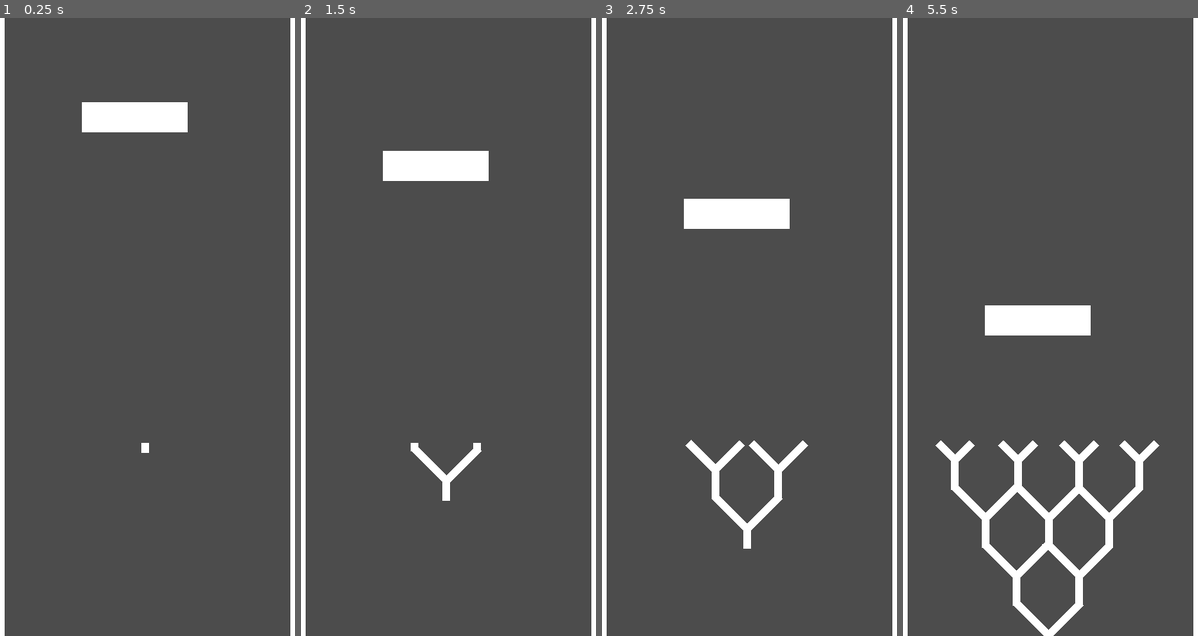
Above: before the commit, frames 1-4 (left to right).
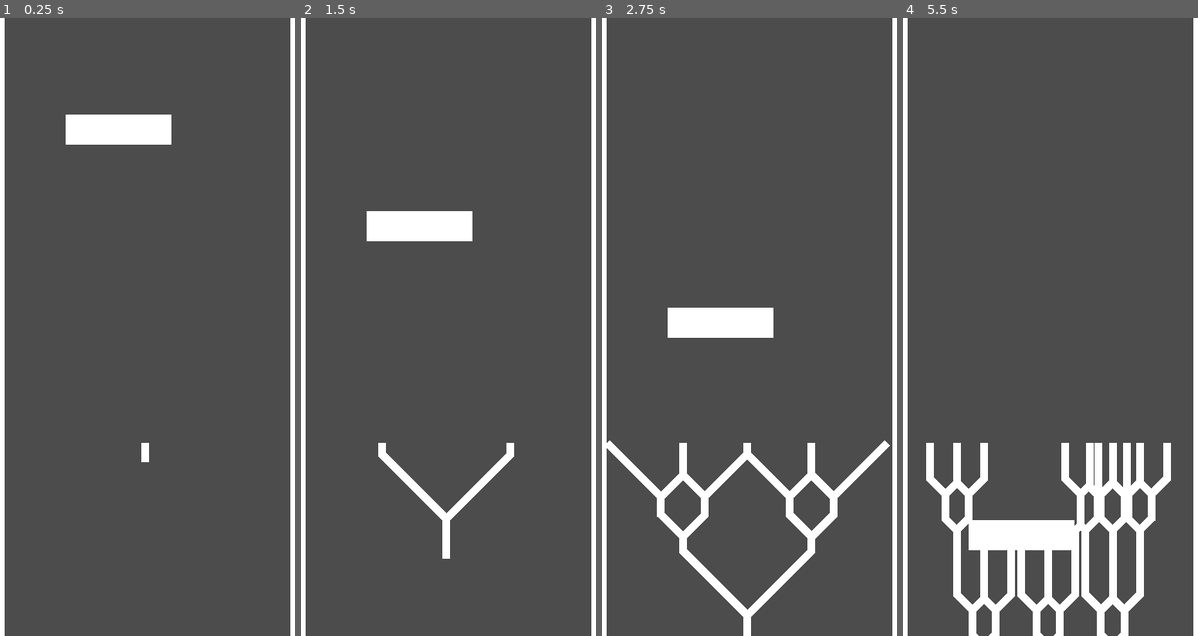
Above: after the commit, the same moments.

Repository: Ryan-Mirch/Divide-Endless-Runner-Game
Game: Godot game, scene res://Scenes/GameScene.tscn
Same seed, same stepped clock (60 frames per second), same inputs: the game is played once before the commit and once after it.
Inputs:
- Up to frame 1 (0.25 s): no input
- Up to frame 2 (1.5 s): tap Enter (ui_accept) at 0.5, 1.35 s; hold Enter (ui_accept) 0.53-1.28 s
- Up to frame 3 (2.75 s): tap Enter (ui_accept) at 1.52, 1.82 s; hold Enter (ui_accept) from 2.03 s (still down)
- Up to frame 4 (5.5 s): release Enter (ui_accept) at 2.78 s; tap Enter (ui_accept) at 2.85, 3.02, 3.32, 4.35, 4.52, 4.82 s; hold Enter (ui_accept) 3.53-4.28 s; hold Enter (ui_accept) from 5.03 s (still down)

The runs differ from the first frame. In frame 1, 1.8% of the frame differs, in the area x 22-64%, y 13-72%; in frame 2, 5.0%; in frame 3, 8.3%; in frame 4, 12%, in the area x 7-91%, y 46-100%.

Commit message:
Remade Collision From Scratch
- There is now 0 lag.

Diff:
--- a/Scenes/Barrier.tscn
+++ b/Scenes/Barrier.tscn
@@ -1,6 +1,6 @@
 [gd_scene load_steps=4 format=2]
 
-[sub_resource type="GDScript" id=3]
+[sub_resource type="GDScript" id=1]
 script/source = "extends ColorRect
 
 # Declare member variables here. Examples:
@@ -24,16 +24,10 @@
 	rect_position.y += pixelsToMove
 
 	if rect_position.y > $\"../Garbage\".rect_position.y:
-		print(\"barrier deleted\")
 		queue_free()
-
-
-func _on_AreaBarrier_area_entered(area):
-	if area.name == \"AreaFront\":
-		area.get_seg().leading = false
 "
 
-[sub_resource type="GDScript" id=1]
+[sub_resource type="GDScript" id=2]
 script/source = "extends Area2D
 
 # Declare member variables here. Examples:
@@ -63,14 +57,13 @@
 margin_top = 934.0
 margin_right = -391.0
 margin_bottom = -627.0
-script = SubResource( 3 )
+script = SubResource( 1 )
 
-[node name="AreaBarrier" type="Area2D" parent="." groups=[
+[node name="Barrier" type="Area2D" parent="." groups=[
 "Barrier",
 ]]
-script = SubResource( 1 )
+script = SubResource( 2 )
 
-[node name="CollisionShape2D" type="CollisionShape2D" parent="AreaBarrier"]
+[node name="CollisionShape2D" type="CollisionShape2D" parent="Barrier"]
 position = Vector2( 68.9339, 19.0043 )
-shape = SubResource( 2 )
-[connection signal="area_entered" from="AreaBarrier" to="." method="_on_AreaBarrier_area_entered"]
+shape = SubResource( 3 )
--- a/Scenes/Border.tscn
+++ b/Scenes/Border.tscn
@@ -1,6 +1,6 @@
 [gd_scene load_steps=3 format=2]
 
-[sub_resource type="GDScript" id=2]
+[sub_resource type="GDScript" id=1]
 script/source = "extends Area2D
 
 # Declare member variables here. Examples:
@@ -15,22 +15,20 @@
 #func _process(delta):
 #	pass
 
-func get_twin():
-	return self
 "
 
-[sub_resource type="RectangleShape2D" id=1]
+[sub_resource type="RectangleShape2D" id=2]
 extents = Vector2( 19.7149, 806.304 )
 
 [node name="Border" type="ColorRect"]
 margin_right = 40.0
 margin_bottom = 1607.0
 
-[node name="Area2D" type="Area2D" parent="." groups=[
+[node name="Border" type="Area2D" parent="." groups=[
 "Barrier",
 ]]
-script = SubResource( 2 )
+script = SubResource( 1 )
 
-[node name="CollisionShape2D" type="CollisionShape2D" parent="Area2D"]
+[node name="CollisionShape2D" type="CollisionShape2D" parent="Border"]
 position = Vector2( 20.4803, 807.351 )
-shape = SubResource( 1 )
+shape = SubResource( 2 )
--- a/Scenes/ColorRect.gd
+++ b/Scenes/ColorRect.gd
@@ -4,8 +4,6 @@
 # var a = 2
 # var b = "text"
 onready var spawnPoint = $"Control"
-
-var leading = true
 var direction = 0
 var leftX = rect_position.x
 var rightX = rect_position.x + rect_size.x
@@ -24,12 +22,9 @@
 
 	if direction != 0:
 		rect_rotation = rect_rotation - 45*direction
-		call_deferred("disableAreaCenter")
-
-	if direction == 0:
-		call_deferred("disableAreaFront")
 
 func _process(delta):
+	checkCombineCollisions()
 	update_length(delta)
 
 
@@ -39,24 +34,23 @@
 
 	pixelsToMove = (speed * (delta))
 
-	if direction == 0 && leading:
+	if direction == 0 && is_in_group("Leading"):
 		rect_size.y += pixelsToMove
 
 
-	if direction != 0 && leading:
+	if direction != 0 && is_in_group("Leading"):
 		rect_position.x -= pixelsToMove * direction
 		rect_size.y += pixelsToMove * 1.4
 
-	if !leading:
+	if !is_in_group("Leading"):
 		rect_position.y += pixelsToMove
 
 	if rect_position.y > $"../Garbage".rect_position.y:
 		queue_free()
 
-func straighten(xPos):
+func straighten():
 	if direction == 0: return
-	leading = false
-	call_deferred("disableAreaFront")
+	remove_from_group("Leading")
 
 	var seg = Global.segment.instance()
 	get_parent().add_child(seg)
@@ -66,19 +60,15 @@
 	seg.rect_position.y = Global.segY
 
 	if direction < 0:
-		seg.rect_position.x -= (rect_size.x / 2) +2
+		seg.rect_position.x -= (rect_size.x / 2) + 1.5
 
 	if direction > 0:
-		seg.rect_position.x -= (rect_size.x / 2) - 1
-
-	if xPos != -1:
-		seg.rect_position.x = xPos
+		seg.rect_position.x -= (rect_size.x / 2) - 1.5
 
 func split():
 	if direction != 0: return
 
-	leading = false
-	call_deferred("disableAreaFront")
+	remove_from_group("Leading")
 
 	seg1 = Global.segment.instance()
 	seg2 = Global.segment.instance()
@@ -101,49 +91,32 @@
 	seg1.set_direction(-1)
 	seg2.set_direction(1)
 
+func checkCombineCollisions():
+	if !is_in_group("Leading"): return
+	if direction == 0: return
 
+	for s in get_tree().get_nodes_in_group("Leading"):
+		if s == self: continue
+		if s == twin: continue
+		var left = s.rect_position.x - s.rect_size.x/8
+		var right = s.rect_position.x + s.rect_size.x/8
 
+		if rect_position.x < right && rect_position.x > left:
+			if s.direction == 0:
+				remove_from_group("Leading")
+				return
 
+			s.remove_from_group("Leading")
+			remove_from_group("Leading")
 
-func combine(hitXPos):
+			var xPos = (s.rect_position.x + rect_position.x) / 2
+			var seg = Global.segment.instance()
+			get_parent().add_child(seg)
+			seg.rect_position.y = Global.segY
+			seg.rect_position.x = xPos
 
-	var thisXPos = $"Control".get_global_transform().origin.x
-	var xPos = ((thisXPos + hitXPos) / 2) - rect_size.x/2
-
-	straighten(xPos)
-
-
-func disableAreaFront():
-	$"Control/AreaFront/CollisionShape2D".disabled = true
-
-func disableAreaCenter():
-	$"Control/AreaCenter/CollisionShape2D".disabled = true
-
-
-
-func _on_AreaFront_area_entered(area):
-	if area.name == "AreaCenter":return
-	if direction == 0:return
-	if leading == false:return
-	if area.get_twin() == self: return
-	leading = false
-
-	if area.is_in_group("Barrier"): return
-	if get_index() < area.get_seg().get_index(): return
-
-
-	var xPos = area.get_parent().get_global_transform().origin.x
-	#print(xPos)
-
-	combine(xPos)
-
-
-func _on_AreaCenter_area_entered(area):
-	if leading == false: return
-	if area.name != "AreaFront": return
-	if area == $"Control/AreaFront": return
-	if area.get_seg() == self: return
-	if area.get_seg() == seg1: return
-	if area.get_seg() == seg2: return
-
-	area.get_seg().leading = false
+func _on_Area2D_area_entered(area):
+	if !is_in_group("Leading"): return
+	if area.name == "Barrier" || area.name == "Border":
+		remove_from_group("Leading")
+		$"Control/Area2D/CollisionShape2D".call_deferred("disabled",true)
--- a/Scenes/GameScene.tscn
+++ b/Scenes/GameScene.tscn
@@ -10,15 +10,13 @@
 # Declare member variables here. Examples:
 # var a = 2
 # var b = \"text\"
-
 # Called when the node enters the scene tree for the first time.
 func _ready():
 	pass # Replace with function body.
 
 # Called every frame. 'delta' is the elapsed time since the previous frame.
 #func _process(delta):
-#	pass
-"
+#	pass"
 
 [node name="GameScene" type="Control"]
 anchor_right = 1.0
@@ -56,7 +54,7 @@
 anchor_left = 0.0
 anchor_right = 0.0
 anchor_bottom = 0.0
-margin_left = 140.303
-margin_top = 96.997
-margin_right = 277.303
-margin_bottom = 135.997
+margin_left = 118.667
+margin_top = 100.088
+margin_right = 255.667
+margin_bottom = 139.088
--- a/Scenes/Segment.tscn
+++ b/Scenes/Segment.tscn
@@ -22,57 +22,12 @@
 #	pass
 "
 
-[sub_resource type="GDScript" id=4]
-script/source = "extends Area2D
-
-# Declare member variables here. Examples:
-# var a = 2
-# var b = \"text\"
-# Called when the node enters the scene tree for the first time.
-func _ready():
-	pass
-
-# Called every frame. 'delta' is the elapsed time since the previous frame.
-#func _process(delta):
-#	pass
-
-func get_twin():
-	return $\"../..\".twin
-
-func get_seg():
-	return $\"../..\"
-"
-
-[sub_resource type="CapsuleShape2D" id=2]
-radius = 0.5
-height = 2.0
-
-[sub_resource type="GDScript" id=6]
-script/source = "extends Area2D
-
-# Declare member variables here. Examples:
-# var a = 2
-# var b = \"text\"
-
-# Called when the node enters the scene tree for the first time.
-func _ready():
-	pass # Replace with function body.
-
-# Called every frame. 'delta' is the elapsed time since the previous frame.
-#func _process(delta):
-#	pass
-
-func get_twin():
-	return $\"../..\".twin
-
-func get_seg():
-	return $\"../..\""
-
-[sub_resource type="RectangleShape2D" id=5]
-extents = Vector2( 2.86679, 4.57068 )
+[sub_resource type="RectangleShape2D" id=2]
+extents = Vector2( 1.90277, 0.869263 )
 
 [node name="Segment" type="ColorRect" groups=[
 "Segment",
+"Leading",
 ]]
 anchor_left = 0.5
 anchor_top = 1.0
@@ -91,23 +46,8 @@
 anchor_right = 0.5
 script = SubResource( 1 )
 
-[node name="AreaFront" type="Area2D" parent="Control"]
-position = Vector2( 5.0799, 0.0599365 )
-rotation = 3.14159
-script = SubResource( 4 )
+[node name="Area2D" type="Area2D" parent="Control"]
 
-[node name="CollisionShape2D" type="CollisionShape2D" parent="Control/AreaFront"]
-position = Vector2( 4.87033, 0.071167 )
+[node name="CollisionShape2D" type="CollisionShape2D" parent="Control/Area2D"]
 shape = SubResource( 2 )
-one_way_collision = true
-one_way_collision_margin = 0.0
-
-[node name="AreaCenter" type="Area2D" parent="Control"]
-position = Vector2( 0.174194, 2.26489 )
-script = SubResource( 6 )
-
-[node name="CollisionShape2D" type="CollisionShape2D" parent="Control/AreaCenter"]
-position = Vector2( 0.032135, 2.38074 )
-shape = SubResource( 5 )
-[connection signal="area_entered" from="Control/AreaFront" to="." method="_on_AreaFront_area_entered"]
-[connection signal="area_entered" from="Control/AreaCenter" to="." method="_on_AreaCenter_area_entered"]
+[connection signal="area_entered" from="Control/Area2D" to="." method="_on_Area2D_area_entered"]
--- a/Scripts/Global.gd
+++ b/Scripts/Global.gd
@@ -1,8 +1,8 @@
 extends Node
 
-var speed = 50
+var speed = 100
 
-var splitDelay = 0.5
+var splitDelay = 0.1
 var lastSplit = 0
 onready var segY = get_viewport().size.y - 250
 
@@ -22,17 +22,16 @@
 		if lastSplit > splitDelay:
 			lastSplit = 0
 			var split = true
-			for n in get_tree().get_nodes_in_group("Segment"):
-				if n.direction != 0 && n.leading:
+			for n in get_tree().get_nodes_in_group("Leading"):
+				if n.direction != 0:
 					split = false
 
 			if split:
-				for n in get_tree().get_nodes_in_group("Segment"):
-					if n.leading:
-						n.split()
+				for n in get_tree().get_nodes_in_group("Leading"):
+					n.split()
+
 
 
 			else: if !split:
-				for n in get_tree().get_nodes_in_group("Segment"):
-					if n.leading:
-						n.straighten(-1)
+				for n in get_tree().get_nodes_in_group("Leading"):
+					n.straighten()
Not shown: 1 places in Scenes/Barrier.tscn that only renumber resources
Not shown: 1 places in Scenes/Segment.tscn that only renumber resources
